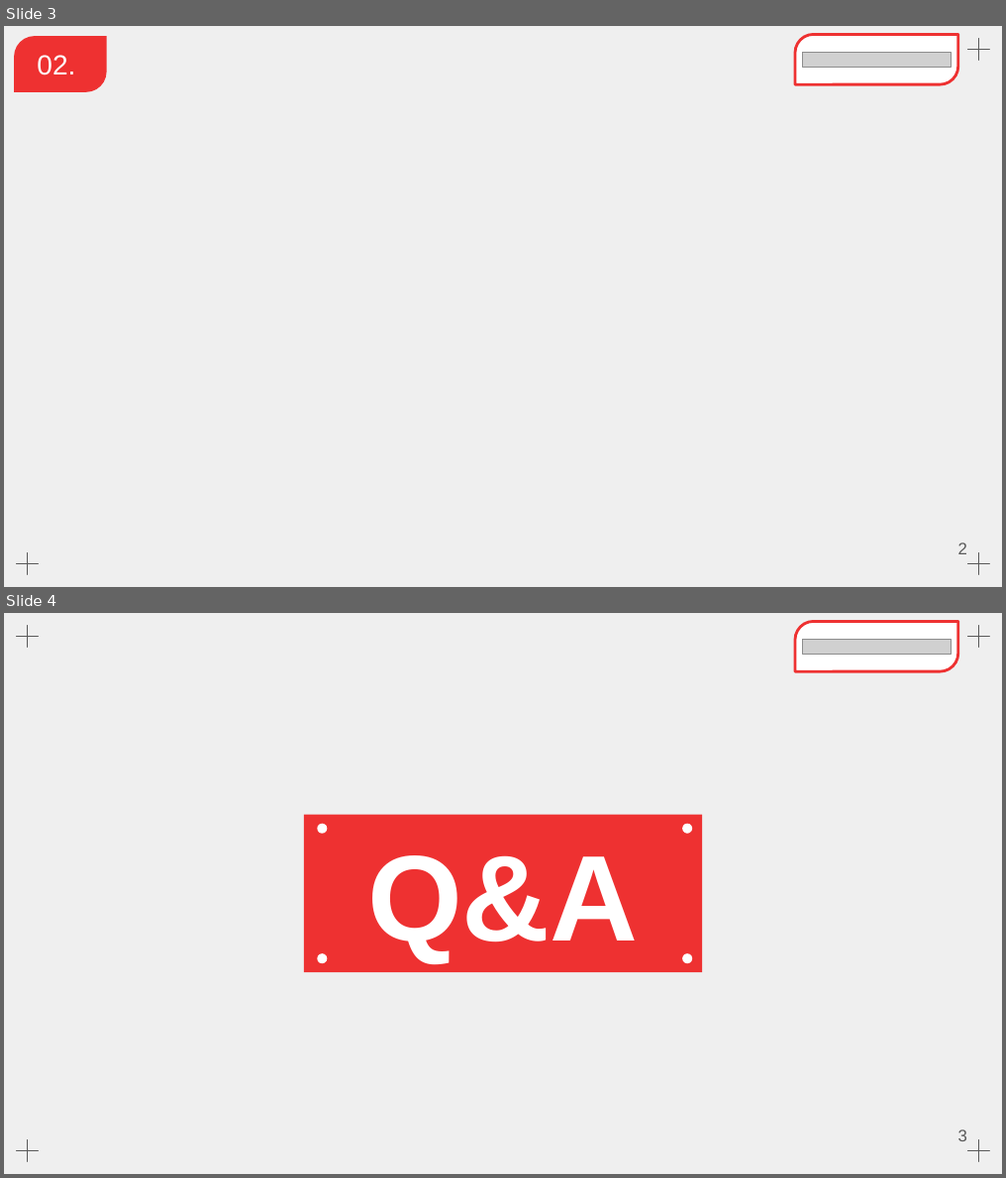
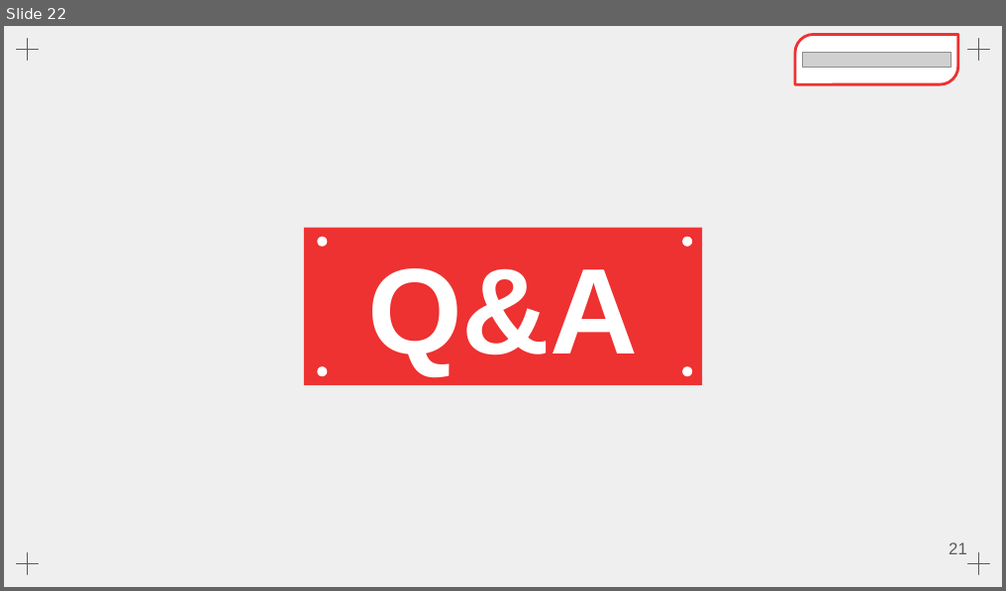
Before and after one commit to Dat22540003/e-commerce, a slide deck: report/report_group_3.pptx. Shown one above the other, each under a label of ours: slides 3 and 4 before the commit, slide 22 after it. The pictures are 1006x1178 and 1006x591 pixels, drawn with LibreOffice and Linux fonts; fonts in the diff are those of the drawing; grey boxes stand for pictures. Boxes give left, top, right and bottom in pixels: in the first picture for what was removed or moved away, otherwise in the second. Text is boxed around its words. In the diff, an @@ line names an element or a change of style, - is before the commit and + after.

```diff
--- a/report/report_group_3.pptx
+++ b/report/report_group_3.pptx
@@ slide 3 removed at [4,26,1002,587], background #EFEFEF; not listed: 4 template elements that a slide beside it also shows @@
@@ round diag rect removed at [14,36,107,92] @@
-    02.
@@ round diag rect removed at [795,34,959,83] @@
@@ picture removed at [802,52,951,67] @@
@@ page number removed at [958,543,967,555] @@
-2
@@ what was slide 4 is now slide 22 @@
@@ page number at [948,543,967,555]: text changed @@
-3
+21
```
Also in this commit, not shown: 1 slide changed, 20 slides added, 1 other slide removed, 7 other files.
